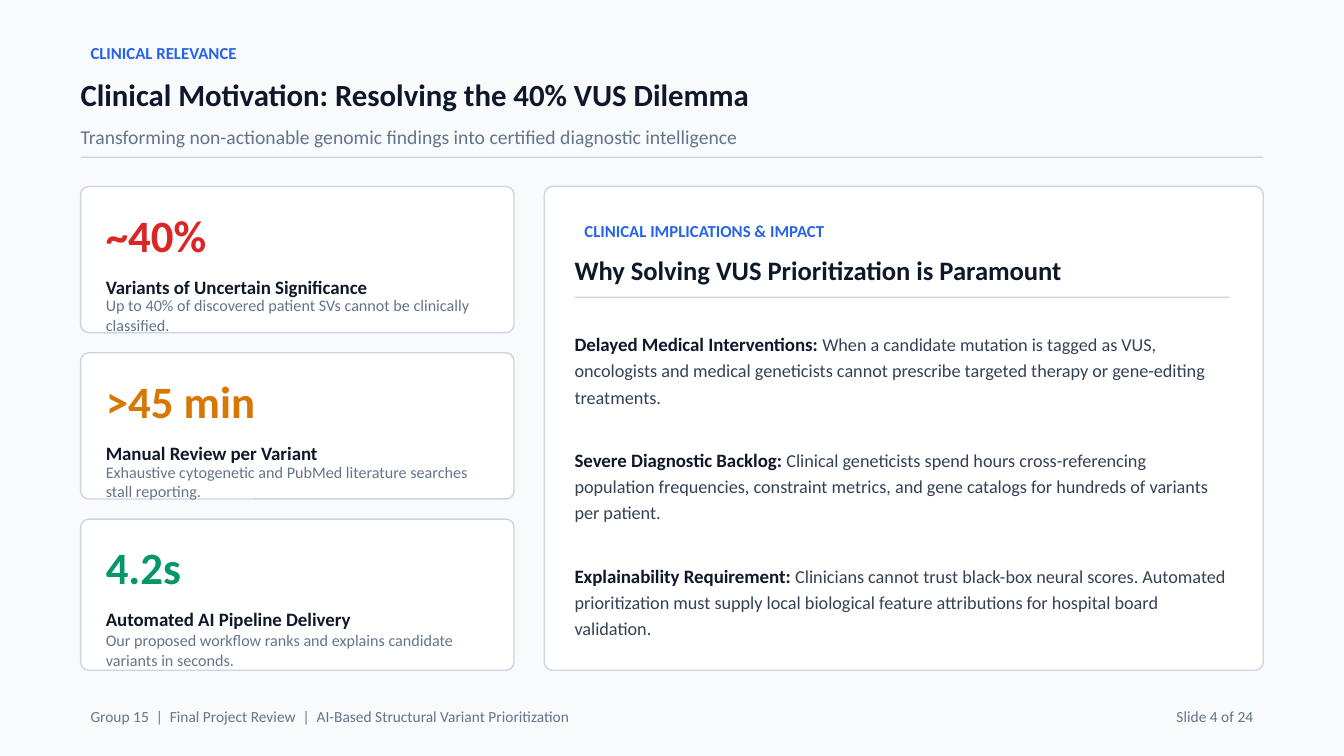
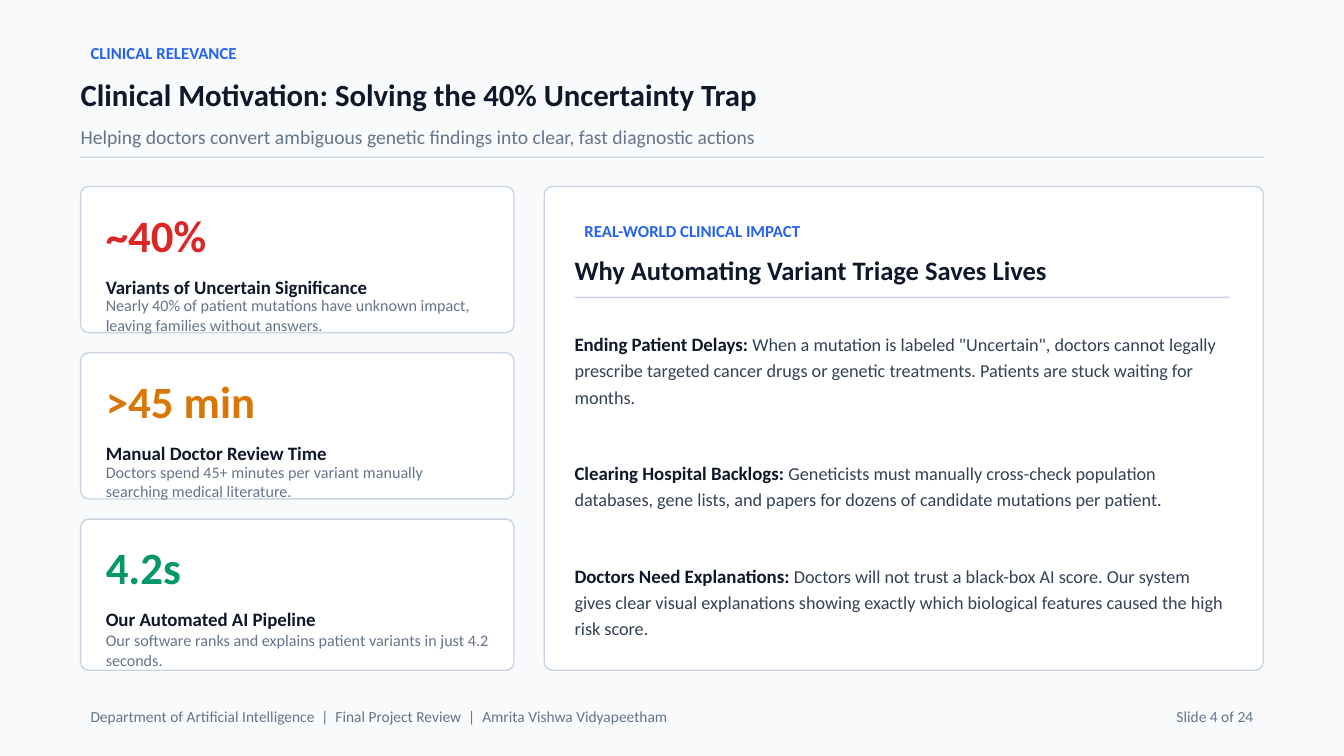
Before and after one commit to waibhav-jha/SV-prioritization-from-long-read-sequencing, a slide deck: slide 4 of End_Semester_Presentation.pptx. Drawn at 1344x756 pixels with LibreOffice and Linux fonts; fonts in the diff are those of the drawing. Boxes give left, top, right and bottom in pixels: in the first picture for what was removed or moved away, otherwise in the second. Text is boxed around its words. In the diff, an @@ line names an element or a change of style, - is before the commit and + after.

Commit message:
Simplify academic jargon across presentation deck (plain English student explanation)

```diff
--- a/End_Semester_Presentation.pptx
+++ b/End_Semester_Presentation.pptx
@@ text at [81, 84, 757, 112]: text changed @@
-Clinical Motivation: Resolving the 40% VUS Dilemma
+Clinical Motivation: Solving the 40% Uncertainty Trap
@@ text at [81, 130, 755, 148]: text changed @@
-Transforming non-actionable genomic findings into certified diagnostic intelligence
+Helping doctors convert ambiguous genetic findings into clear, fast diagnostic actions
@@ text at [584, 226, 800, 237]: text changed @@
-CLINICAL IMPLICATIONS & IMPACT
+REAL-WORLD CLINICAL IMPACT
@@ text at [575, 261, 1047, 285]: text changed @@
-Why Solving VUS Prioritization is Paramount
+Why Automating Variant Triage Saves Lives
@@ text at [106, 300, 470, 334]: text changed @@
-Up to 40% of discovered patient SVs cannot be clinically classified.
+Nearly 40% of patient mutations have unknown impact, leaving families without answers.
@@ text at [575, 337, 1216, 404]: text changed @@
-Delayed Medical Interventions: When a candidate mutation is tagged as VUS, oncologists and medical geneticists cannot prescribe targeted therapy or gene-editing treatments.
+Ending Patient Delays: When a mutation is labeled "Uncertain", doctors cannot legally prescribe targeted cancer drugs or genetic treatments. Patients are stuck waiting for months.
@@ text at [106, 446, 327, 460]: text changed @@
-Manual Review per Variant
+Manual Doctor Review Time
@@ text at [106, 467, 423, 500]: text changed @@
-Exhaustive cytogenetic and PubMed literature searches stall reporting.
+Doctors spend 45+ minutes per variant manually searching medical literature.
@@ text at [575, 466, 1162, 509]: text changed @@
-Severe Diagnostic Backlog: Clinical geneticists spend hours cross-referencing population frequencies, constraint metrics, and gene catalogs for hundreds of variants per patient.
+Clearing Hospital Backlogs: Geneticists must manually cross-check population databases, gene lists, and papers for dozens of candidate mutations per patient.
@@ text at [575, 569, 1223, 635]: text changed @@
-Explainability Requirement: Clinicians cannot trust black-box neural scores. Automated prioritization must supply local biological feature attributions for hospital board validation.
+Doctors Need Explanations: Doctors will not trust a black-box AI score. Our system gives clear visual explanations showing exactly which biological features caused the high risk score.
@@ text at [106, 612, 316, 629]: text changed @@
-Automated AI Pipeline Delivery
+Our Automated AI Pipeline
@@ text at [106, 635, 488, 671]: text changed @@
-Our proposed workflow ranks and explains candidate variants in seconds.
+Our software ranks and explains patient variants in just 4.2 seconds.
@@ text at [91, 711, 667, 725]: text changed @@
-Group 15 | Final Project Review | AI-Based Structural Variant Prioritization
+Department of Artificial Intelligence | Final Project Review | Amrita Vishwa Vidyapeetham
```
Also in this commit, not shown: 23 other slides changed, 2 other files.
